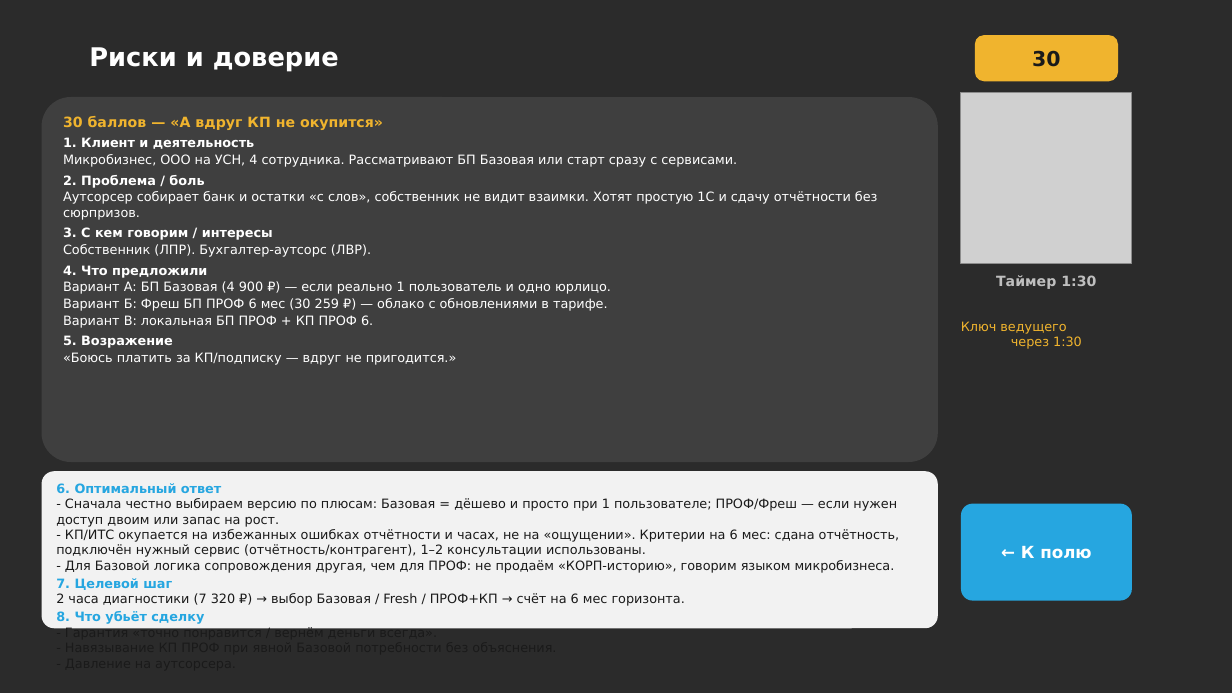
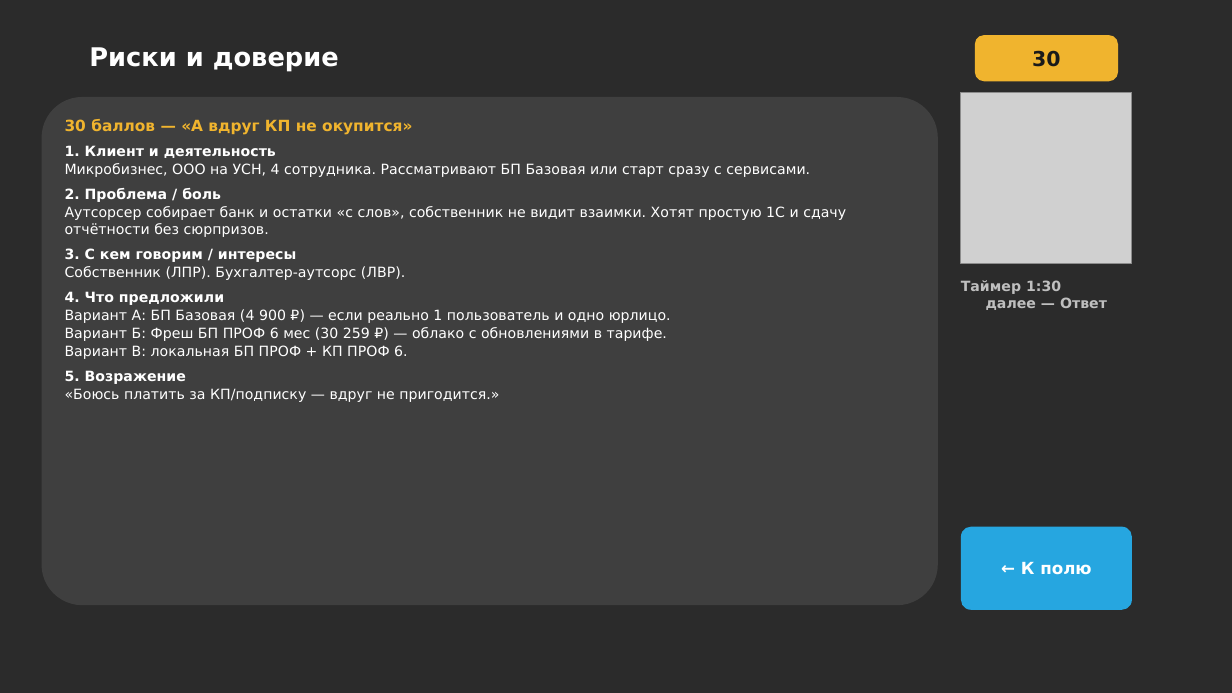
Before and after one commit to daaanilNikonov/for-lisa, a slide deck: slide 27 of presentation/quiz/Своя_игра_Отработка_возражений.pptx (slide 15 before the commit). Drawn at 1232x693 pixels with LibreOffice and Linux fonts; fonts in the diff are those of the drawing; grey boxes stand for pictures; background and template pictures are left out; a plain dark background stands for a picture behind light text. Boxes give left, top, right and bottom in pixels: in the first picture for what was removed or moved away, otherwise in the second. Text is boxed around its words. In the diff, an @@ line names an element or a change of style, - is before the commit and + after.

```diff
--- a/presentation/quiz/Своя_игра_Отработка_возражений.pptx
+++ b/presentation/quiz/Своя_игра_Отработка_возражений.pptx
@@ rounded rectangle "30 баллов — «А вдруг ...": place and size @@
-rounded rectangle "30 баллов — «А вдруг ..." at [42, 97, 938, 462]
+rounded rectangle "30 баллов — «А вдруг ..." at [42, 97, 938, 605]
@@ rounded rectangle "30 баллов — «А вдруг ..." at [42, 97, 938, 605]: size 11 to 12 pt in "30 баллов — «А вдруг КП не ..."; size 10 to 11 pt; more space between paragraphs @@
@@ text at [961, 280, 1107, 310]: text changed @@
-Таймер 1:30
+Таймер 1:30
+далее — Ответ
@@ text removed at [961, 321, 1082, 349] @@
-Ключ ведущего
-через 1:30
@@ rounded rectangle removed at [42, 471, 938, 628] @@
-6. Оптимальный ответ
-- Сначала честно выбираем версию по плюсам: Базовая = дёшево и просто при 1 пользователе; ПРОФ/Фреш — если нужен доступ двоим или запас на рост.
-- КП/ИТС окупается на избежанных ошибках отчётности и часах, не на «ощущении». Критерии на 6 мес: сдана отчётность, подключён нужный сервис (отчётность/контрагент), 1–2 консультации использованы.
-- Для Базовой логика сопровождения другая, чем для ПРОФ: не продаём «КОРП-историю», говорим языком микробизнеса.
-7. Целевой шаг
-2 часа диагностики (7 320 ₽) → выбор Базовая / Fresh / ПРОФ+КП → счёт на 6 мес горизонта.
-8. Что убьёт сделку
-- Гарантия «точно понравится / вернём деньги всегда».
-- Навязывание КП ПРОФ при явной Базовой потребности без объяснения.
-- Давление на аутсорсера.
@@ rounded rectangle "← К полю": place and size @@
-rounded rectangle "← К полю" at [961, 504, 1132, 601]
+rounded rectangle "← К полю" at [961, 527, 1132, 610]
```
Also in this commit, not shown: 19 other slides changed, 20 slides added, 2 other files.
